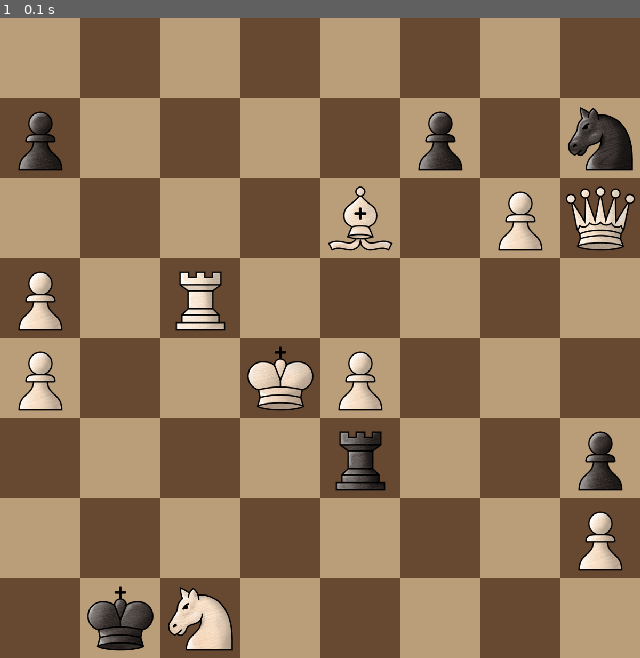
Above: before the commit, frame 1.
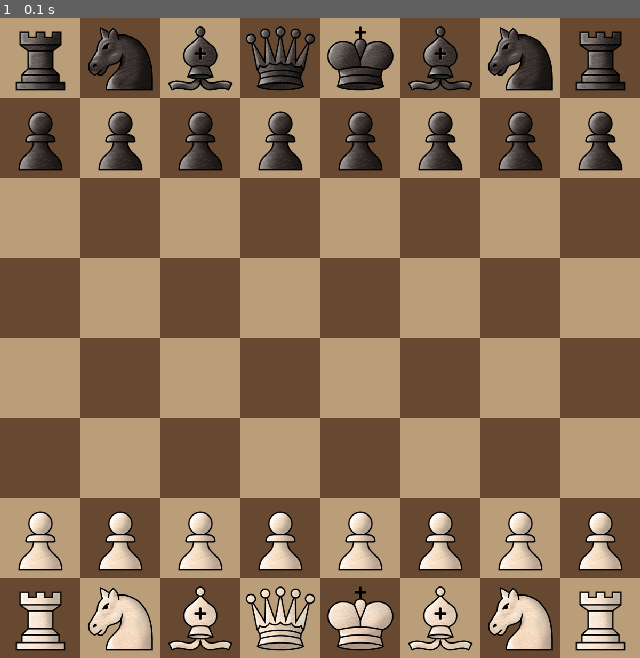
Above: after the commit, the same moment.

Repository: Novadgaf/Studienarbeit-pychess
Game: pygame game, started from main.py
Same seed, same stepped clock (60 frames per second), same inputs: the game is played once before the commit and once after it.
Inputs:
- Up to frame 1 (0.1 s): no input

The runs differ from the first frame. In frame 1, 19% of the frame differs, in the area x 2-100%, y 1-99%.

Commit message:
Rename white to zero black to 1

Diff:
--- a/chessboard.py
+++ b/chessboard.py
@@ -9,7 +9,12 @@
         self.BOARD_SURFACE = board_surface
         self.FIGURE_SURFACE = figure_surface
         self.IMAGES = self.loadFigureImages()
+
         self.color_to_move = 0b0
+        self.castle_right = "KQkq"
+        self.en_passant_square = "-"
+
+
         self.create_board(fen)
 
 
@@ -161,10 +166,16 @@
             if symbol.isnumeric():
                 file += int(symbol)
             else:
-                color = "black" if symbol.islower() else "white"
+                color = 0b1 if symbol.islower() else 0b0
                 piece = symbolPieceDic[symbol.lower()](color)
                 chessboard_array[rank*8 + file] = piece
                 file += 1
 
+        self.color_to_move = 0b0 if fen.split(" ")[1] == "w" else 0b1
+        self.castle_right = fen.split(" ")[2]
+        self.en_passant_square = fen.split(" ")[3]
 
         return chessboard_array
+
+    def square_name_to_index(square_name: str) -> int:
+        return ord(square_name[0])-97 + 64-8*int(square_name[1])
--- a/constants.py
+++ b/constants.py
@@ -7,4 +7,4 @@
 SQUARE_SIZE = 80
 
 #rnbqkbnr/pppppppp/8/8/8/8/PPPPPPPP/RNBQKBNR w KQkq - 0 1
-STARTFEN = "8/p4p1n/4B1PQ/P1R5/P2KP3/4r2p/7P/1kN5 w - - 0 1"
+STARTFEN = "rnbqkbnr/pppppppp/8/8/8/8/PPPPPPPP/RNBQKBNR w KQkq - 0 1"
--- a/figures.py
+++ b/figures.py
@@ -1,18 +1,13 @@
-
 from logic import Move
 
 
 class Figure():
     def __init__(
         self,
-        color: str,
+        color,
 
         ) -> None:
-        self.COLOR = None
-        if color == "white":
-            self.COLOR = 0b0
-        else:
-            self.COLOR = 0b1
+        self.COLOR = color
         self.NAME = None
         self.TYPE = None
         self.HAS_RANGE_MOVEMENT = False
@@ -43,7 +38,6 @@
         self.NAME = fr"{color}_rook.png"
         self.TYPE = "r"
         self.HAS_RANGE_MOVEMENT = True
-        self.has_moved = False
 
 class Knight(Figure):
     """Class for the knight figure
@@ -91,5 +85,4 @@
         self.NAME = fr"{color}_king.png"
         self.TYPE = "k"
 
-        self.has_moved = False
         self.is_checked = False
--- a/logic.py
+++ b/logic.py
@@ -1,4 +1,3 @@
-
 
 SQUAREOFFSET = [-8, 8, -1, 1, -9, 9, -7, 7]
 
@@ -201,7 +200,11 @@
         if  chessboard.squares[end_square].COLOR != figure.COLOR:
             moves.append(Move(start_square, end_square))
 
-    return moves
+    end_square = chessboard.square_name_to_index(chessboard.en_passant_square)
+    if abs(start_square%8 - end_square%8) == 1 and int(start_square/8 - end_square/8) == 1:
+        moves.append
+
+    return moves(Move(start_square, end_square))
 
 
 
--- a/test.py
+++ b/test.py
@@ -1,6 +1,7 @@
-#NW, NE, SW, SE, WN, WS, EN, ES
-SQUAREOFFSET_KNIGHT = [-17, -15, 15, 17, -10, 6, -6, 10]
+def square_name_to_index(square_name: str) -> int:
+        print(ord(square_name[0])-97 + 64-8*int(square_name[1]))
 
-SQUAREOFFSET_KNIGHT[2:4] = 0
-
-print(SQUAREOFFSET_KNIGHT)
+square_name_to_index("a4")
+square_name_to_index("c6")
+square_name_to_index("h5")
+square_name_to_index("a8")
Renamed: images/white_bishop.png -> images/0_bishop.png
Renamed: images/white_king.png -> images/0_king.png
Renamed: images/white_knight.png -> images/0_knight.png
Renamed: images/white_pawn.png -> images/0_pawn.png
Binary file added: images/0_queen.png
Renamed: images/white_rook.png -> images/0_rook.png
Renamed: images/black_bishop.png -> images/1_bishop.png
Renamed: images/black_king.png -> images/1_king.png
Renamed: images/black_knight.png -> images/1_knight.png
Renamed: images/black_pawn.png -> images/1_pawn.png
Renamed: images/black_queen.png -> images/1_queen.png
Renamed: images/black_rook.png -> images/1_rook.png
(and 1 more such lines)
